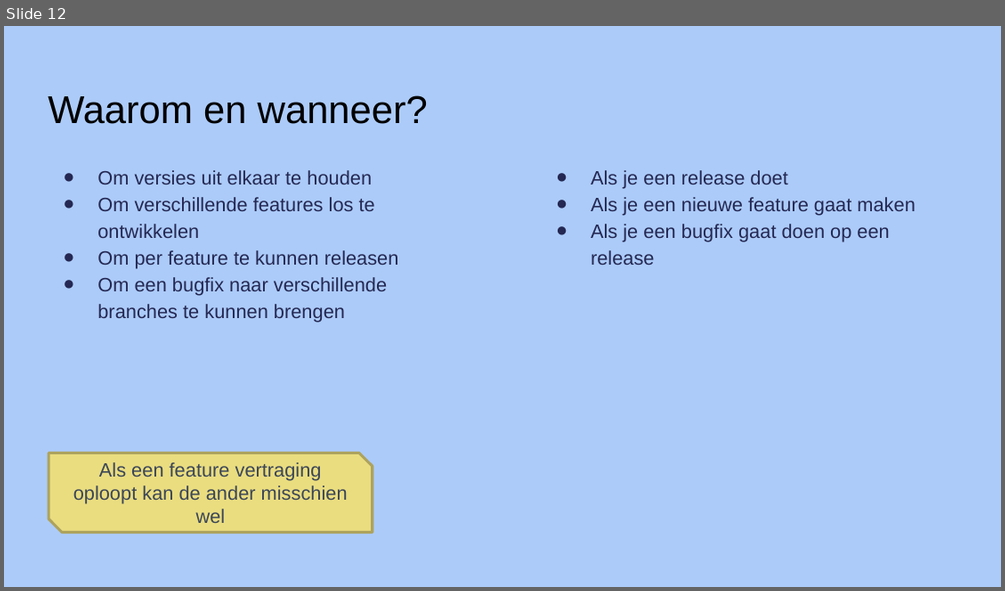
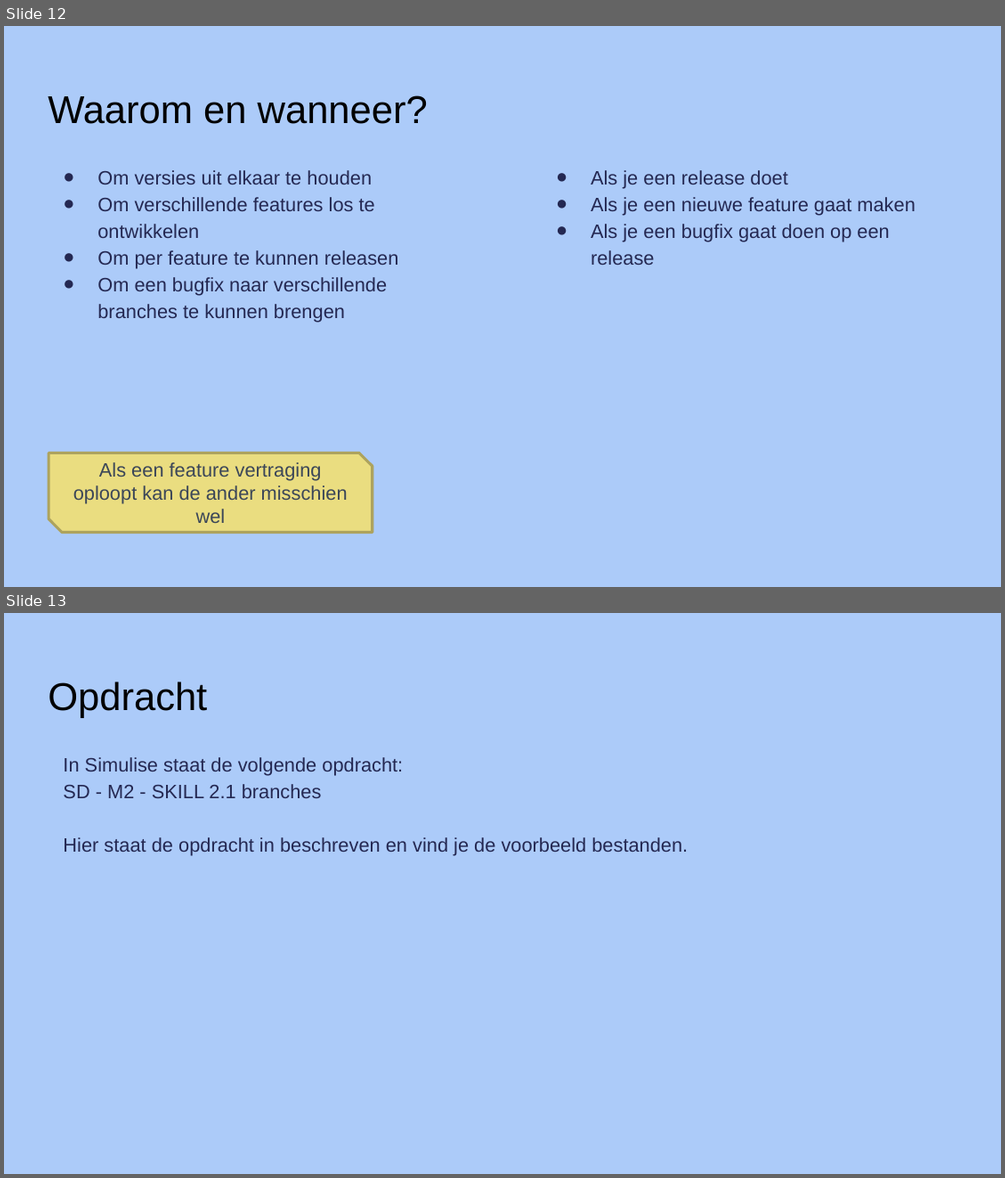
Before and after one commit to djsjollema/lessen-gamedevelopment, a slide deck: M2/Skill/1-Branches/PowerPoint/les 8git branches.pptx. Shown one above the other, each under a label of ours: slide 12 before the commit, slides 12 and 13 after it. The pictures are 1005x591 and 1005x1178 pixels, drawn with LibreOffice and Linux fonts; fonts in the diff are those of the drawing. Boxes give left, top, right and bottom in pixels: in the first picture for what was removed or moved away, otherwise in the second. Text is boxed around its words. In the diff, an @@ line names an element or a change of style, - is before the commit and + after.

Commit message:
Uitgebreide opdracht voor skill 2.1

```diff
--- a/M2/Skill/1-Branches/PowerPoint/les 8git branches.pptx
+++ b/M2/Skill/1-Branches/PowerPoint/les 8git branches.pptx
@@ slide 13 added at (x1=4, y1=613, x2=1001, y2=1174), background #ACCBF9 @@
@@ title added at (x1=48, y1=682, x2=207, y2=718), 28 pt, text #000000 @@
+Opdracht
@@ text added at (x1=63, y1=757, x2=688, y2=855), 14 pt, text #242852 @@
+In Simulise staat de volgende opdracht:
+SD - M2 - SKILL 2.1 branches
+Hier staat de opdracht in beschreven en vind je de voorbeeld bestanden.
```
Also in this commit, not shown: 1 slide changed, 1 slide removed, 1 other file.
